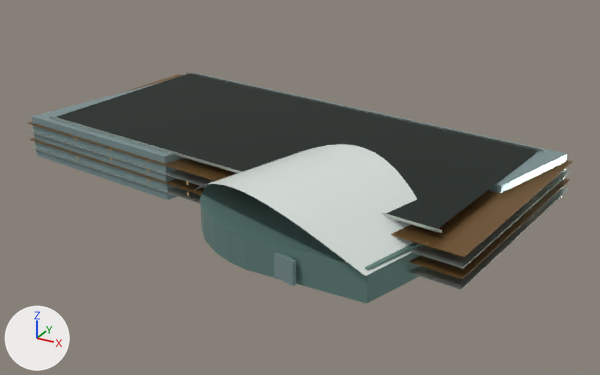
Before and after pictures for a commit that changed the Blender file landmarks/assets/poly-complex.blend.
Rendered twice from a 50 mm lens placed at (202.0, -340.0, 179.0), pointed at (7.0, 15.0, 1.0). The axes (+X, +Y, +Z) are drawn at lower left. The lights are the same throughout. The first picture is the older version.

Objects in the first picture: 'envelope', 'floor_bands', 'floor_bands.001', 'night_windows', 'parapet', 'roof_deck', 'theatre_lobby', 'theatre_shell', 'theatre_wall'.
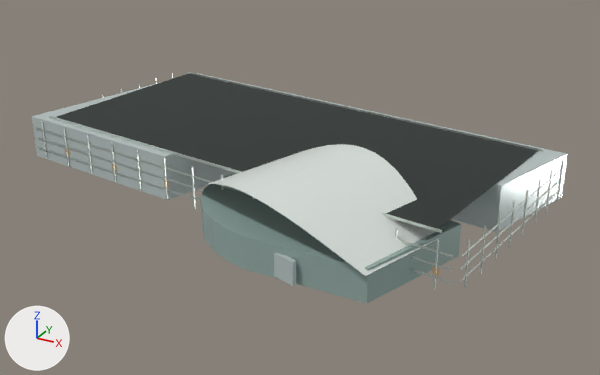
The change in detail:
Material 'glass_alt' (mat_glass_alt) changes colour from greyish cyan #6e908a to grey #9eb6b0; in linear values from (0.156, 0.279, 0.254) to (0.342, 0.468, 0.434).
Material 'glass' (mat_glass) changes colour from grey #8ea6a8 to light grey #c5d2d0; in linear values from (0.27, 0.381, 0.392) to (0.558, 0.644, 0.631).
In material 'glass' (mat_glass), roughness goes from 0.24 to 0.16.
In material 'metal' (mat_metal), roughness goes from 0.3 to 0.28.
me_floor_bands is used by ob_floor_bands; location (0.0, 0.0, 0.0).
me_floor_bands had 48 vertices, 12 faces and spanned x -154.0..134.0, y -52.0..107.0, z 5.0..15.0.
me_floor_bands now has 288 vertices, 72 faces and spans x -151.0..131.0, y -50.0..105.0, z 6.0..18.0.
me_floor_bands part 1: the loose piece of 4 vertices spanning x -154.0..119.0, y -52.0..-18.0, z 5.0 is rebuilt with 4 vertices and now spans x -148.0..113.0, y -50.0..-17.0, z 6.0.
me_floor_bands part 2: the loose piece of 4 vertices spanning x 119.0..134.0, y -52.0..72.0, z 15.0 is rebuilt with 4 vertices and now spans x 116.0..131.0, y -48.0..69.0, z 18.0.
me_floor_bands part 3: the loose piece of 4 vertices spanning x 119.0..134.0, y -52.0..72.0, z 5.0 is rebuilt with 4 vertices and now spans x 116.0..131.0, y -48.0..69.0, z 6.0.
me_floor_bands part 4: the loose piece of 4 vertices spanning x -154.0..119.0, y -52.0..-18.0, z 15.0 is rebuilt with 4 vertices and now spans x -148.0..113.0, y -50.0..-17.0, z 18.0.
me_floor_bands part 5: 16 vertices removed from x -154.0..134.0, y -52.0..107.0, z 5.0..15.0; 256 vertices added at x -151.0..131.0, y -50.0..105.0, z 6.0..18.0.
Other edits to the shape of me_floor_bands do not show in these pictures.
me_night_windows is used by ob_night_windows; location (0.0, 0.0, 0.0).
me_night_windows had 144 vertices, 36 faces and spanned x -114.0..95.0, y -46.0..101.0, z 7.0..20.0.
me_night_windows now has 56 vertices, 14 faces and spans x -124.0..123.0, y -50.0..102.0, z 7.0..11.0.
me_night_windows part 6: the loose piece of 4 vertices spanning x 78.0..79.0, y -46.0, z 12.0..14.0 is moved by (28.0, -3.0, -4.0).
Other edits to the shape of me_night_windows do not show in these pictures.
Mesh me_fins is new.
It has 1056 vertices, 264 faces and spans x -151.0..131.0, y -50.0..105.0, z 0.0..24.0.
It uses material mat_metal (light grey #d5ddd6).
Object 'floor_bands.001' (ob_floor_bands_001) is deleted.
Object 'fins' (ob_fins) is new; it shows me_fins.
Its location is (0.0, 0.0, 0.0).

What differs and where, as boxes (x1, y1, x2, y2) in the pictures (600 x 375 px; the box of a moved part takes in the faces that stretch with it):
'theatre_wall', recoloured (greyish cyan to grey)
    both: (200, 181, 422, 303)
'envelope', recoloured, surface changed
    both: (32, 73, 568, 200)
'floor_bands.001', deleted
    before: (28, 74, 572, 279)
'floor_bands', surface changed, reshaped
    before: (28, 130, 571, 290)
    after: (35, 127, 565, 283)
'parapet', surface changed
    both: (50, 72, 544, 233)
'fins', added
    after: (41, 72, 564, 290)
'theatre_lobby', recoloured, surface changed (grey to light grey)
    both: (274, 253, 296, 286)
'night_windows', reshaped (mostly hidden)
    before: (75, 138, 229, 196)
    after: (65, 149, 440, 276)
part 1 of me_floor_bands, rebuilt (not visible afterwards)
    before: (33, 148, 461, 290)
part 2 of me_floor_bands, rebuilt (not visible afterwards)
    before: (463, 172, 570, 268)
part 3 of me_floor_bands, rebuilt (not visible afterwards)
    before: (461, 195, 562, 290)
part 4 of me_floor_bands, rebuilt (not visible afterwards)
    before: (28, 131, 463, 268)
part 5 of me_floor_bands, cut back
    before: (30, 130, 571, 289)
    after: (35, 127, 565, 283)
part 6 of me_night_windows, moved or reshaped (not visible before)
    after: (432, 266, 440, 276)
